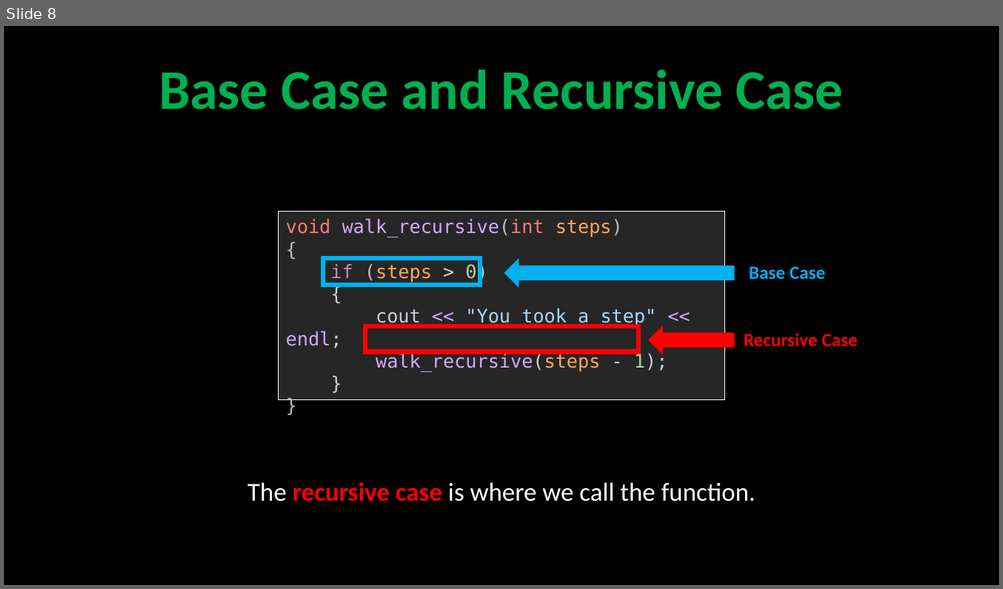
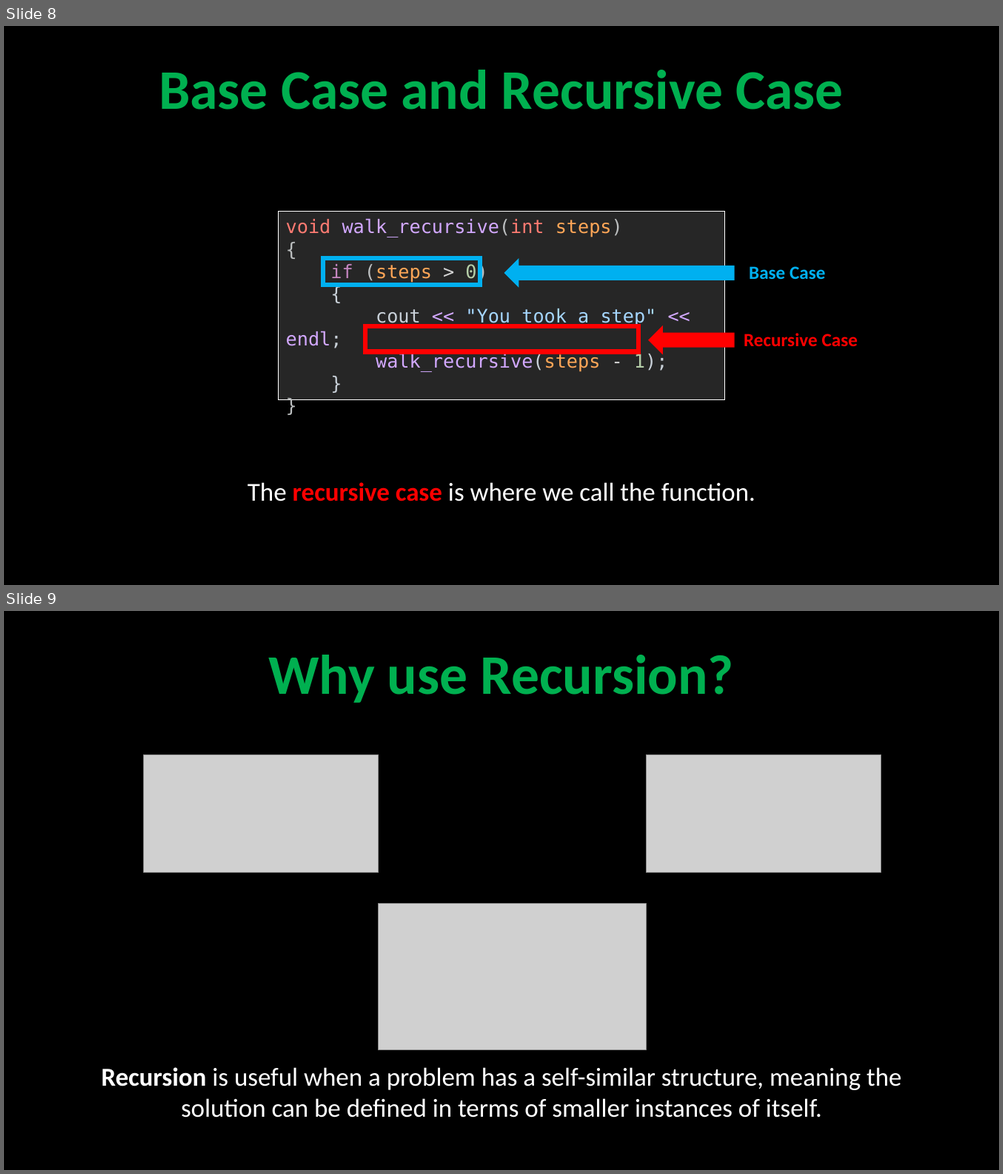
Before and after one commit to robitussin/CCS0015, a slide deck: recursion/Recursion.pptx. Shown one above the other, each under a label of ours: slide 8 before the commit, slides 8 and 9 after it. The pictures are 1003x589 and 1003x1174 pixels, drawn with LibreOffice and Linux fonts; fonts in the diff are those of the drawing; grey boxes stand for pictures. Boxes give left, top, right and bottom in pixels: in the first picture for what was removed or moved away, otherwise in the second. Text is boxed around its words. In the diff, an @@ line names an element or a change of style, - is before the commit and + after.

```diff
--- a/recursion/Recursion.pptx
+++ b/recursion/Recursion.pptx
@@ slide 9 added at <box>4,611,999,1170</box>, background #000000 @@
@@ title added at <box>268,655,734,703</box>, 54 pt, text #00B050, bold @@
+Why use Recursion?
@@ picture added at <box>144,755,378,872</box> @@
@@ picture added at <box>646,755,881,872</box> @@
@@ picture added at <box>378,903,646,1051</box> @@
@@ text added at <box>101,1068,901,1118</box>, 25 pt, text #FFFFFF @@
+Recursion is useful when a problem has a self-similar structure, meaning the solution can be defined in terms of smaller instances of itself.
```
